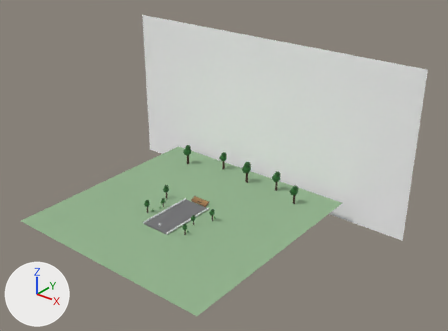
The glTF model outputs/bubbles.glb as it was, and as the next commit left it.
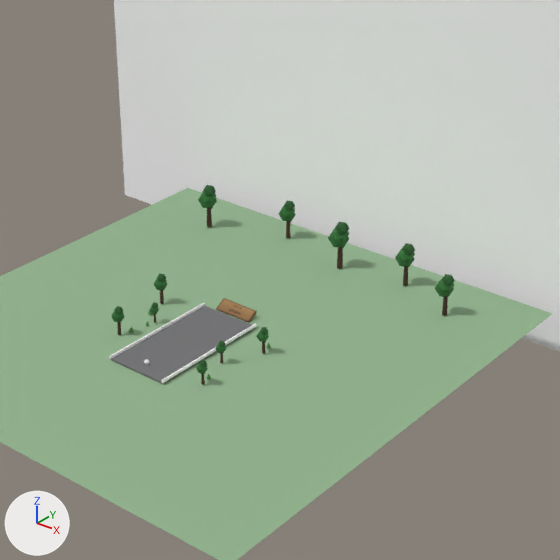
Each version appears first whole from a 50 mm lens placed at (145.1, -152.1, 123.1), pointed at (11.9, 14.5, 19.9), and next in a close-up on the part from 21% to 77% of the width and 19% to 95% of the height. The lights are fixed; the arrows at lower left show +X, +Y and +Z. The first two pictures are the older version. Where no turn or scale is listed for an object, it has been applied to the vertices.
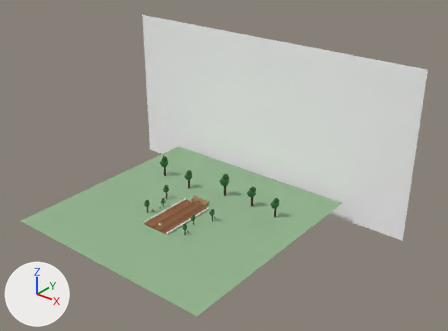
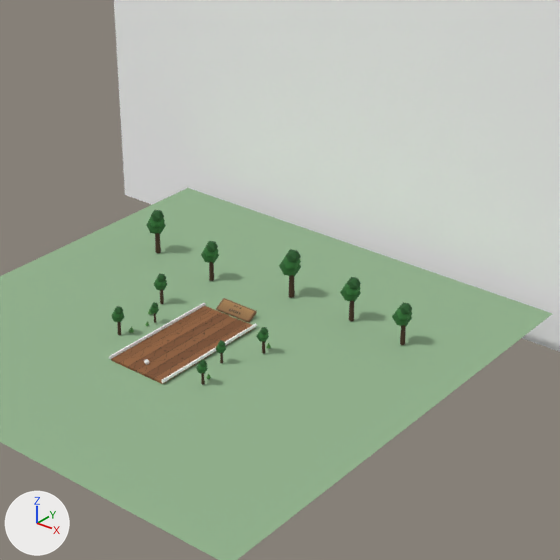
The edits, one by one:
Picture 'Image_0' (img_image_0) is new.
In material 'Material_0' (mat_material_0), base_color is no longer (0.168, 0.168, 0.175), grey #727274.
In material 'Material_0' (mat_material_0), texture is now set to img_image_0.
In material 'Material_0' (mat_material_0), roughness goes from 0.7 to 0.75.
Object 'Mesh_30' (ob_mesh_30) moves from (-28.0, 38.0, 2.7) to (-28.0, 22.8, 2.7).
Object 'Mesh_31' (ob_mesh_31) moves from (-28.6, 38.4, 5.4) to (-28.6, 23.1, 5.4).
Object 'Mesh_32' (ob_mesh_32) moves from (-28.0, 38.0, 6.8) to (-28.0, 22.8, 6.8).
Object 'Mesh_33' (ob_mesh_33) moves from (-27.4, 37.6, 8.1) to (-27.4, 22.4, 8.1).
Object 'Mesh_34' (ob_mesh_34) moves from (-12.0, 44.0, 2.4) to (-12.0, 20.7, 2.4).
Object 'Mesh_35' (ob_mesh_35) moves from (-12.6, 44.3, 4.8) to (-12.6, 21.0, 4.8).
Object 'Mesh_36' (ob_mesh_36) moves from (-12.0, 44.0, 6.0) to (-12.0, 20.7, 6.0).
Object 'Mesh_37' (ob_mesh_37) moves from (-11.4, 43.7, 7.2) to (-11.4, 20.4, 7.2).
Object 'Mesh_38' (ob_mesh_38) moves from (4.0, 40.0, 2.9) to (4.0, 25.0, 2.9).
Object 'Mesh_39' (ob_mesh_39) moves from (3.3, 40.4, 5.7) to (3.3, 25.4, 5.7).
Object 'Mesh_40' (ob_mesh_40) moves from (4.0, 40.0, 7.2) to (4.0, 25.0, 7.2).
Object 'Mesh_41' (ob_mesh_41) moves from (4.7, 39.6, 8.6) to (4.7, 24.6, 8.6).
Object 'Mesh_42' (ob_mesh_42) moves from (18.0, 42.0, 2.6) to (18.0, 24.8, 2.6).
Object 'Mesh_43' (ob_mesh_43) moves from (17.4, 42.3, 5.1) to (17.4, 25.1, 5.1).
Object 'Mesh_44' (ob_mesh_44) moves from (18.0, 42.0, 6.4) to (18.0, 24.8, 6.4).
Object 'Mesh_45' (ob_mesh_45) moves from (18.6, 41.7, 7.7) to (18.6, 24.5, 7.7).
Object 'Mesh_46' (ob_mesh_46) moves from (30.0, 37.0, 2.4) to (30.0, 23.6, 2.4).
Object 'Mesh_47' (ob_mesh_47) moves from (29.4, 37.3, 4.8) to (29.4, 23.9, 4.8).
Object 'Mesh_48' (ob_mesh_48) moves from (30.0, 37.0, 6.0) to (30.0, 23.6, 6.0).
Object 'Mesh_49' (ob_mesh_49) moves from (30.6, 36.7, 7.2) to (30.6, 23.2, 7.2).

Where the change shows, as pixel boxes (x1, y1, x2, y2) in the close-ups (560 x 560 px):
'Table', surface changed (grey to brown)
    both: (111, 306, 254, 384)
'Mesh_39', moved
    before: (328, 233, 349, 248)
    after: (279, 261, 301, 277)
'Mesh_41', moved
    before: (335, 222, 349, 235)
    after: (286, 249, 301, 263)
'Mesh_43', moved
    before: (395, 251, 415, 267)
    after: (340, 287, 361, 302)
'Mesh_31', moved
    before: (198, 196, 217, 209)
    after: (146, 221, 166, 234)
'Mesh_38', moved
    before: (337, 247, 343, 269)
    after: (289, 275, 295, 298)
'Mesh_45', moved
    before: (402, 243, 415, 255)
    after: (347, 277, 361, 290)
'Mesh_47', moved
    before: (435, 281, 454, 297)
    after: (392, 310, 412, 326)
'Mesh_40', moved
    before: (332, 228, 349, 241)
    after: (282, 256, 301, 269)
'Mesh_49', moved
    before: (442, 274, 455, 286)
    after: (399, 302, 412, 315)
'Mesh_33', moved
    before: (203, 185, 216, 196)
    after: (151, 210, 164, 222)
'Mesh_44', moved
    before: (398, 246, 415, 261)
    after: (344, 283, 361, 295)
'Mesh_35', moved
    before: (278, 210, 296, 222)
    after: (201, 251, 219, 263)
'Mesh_30', moved
    before: (207, 208, 212, 227)
    after: (155, 233, 161, 253)
'Mesh_48', moved
    before: (438, 279, 454, 291)
    after: (395, 305, 412, 320)
'Mesh_42', moved
    before: (403, 266, 408, 286)
    after: (349, 301, 354, 321)
'Mesh_37', moved
    before: (284, 200, 295, 211)
    after: (206, 241, 218, 252)
'Mesh_32', moved
    before: (201, 191, 216, 202)
    after: (149, 217, 165, 227)
'Mesh_34', moved
    before: (286, 221, 291, 239)
    after: (209, 262, 214, 281)
'Mesh_36', moved
    before: (281, 206, 295, 216)
    after: (203, 247, 218, 257)
